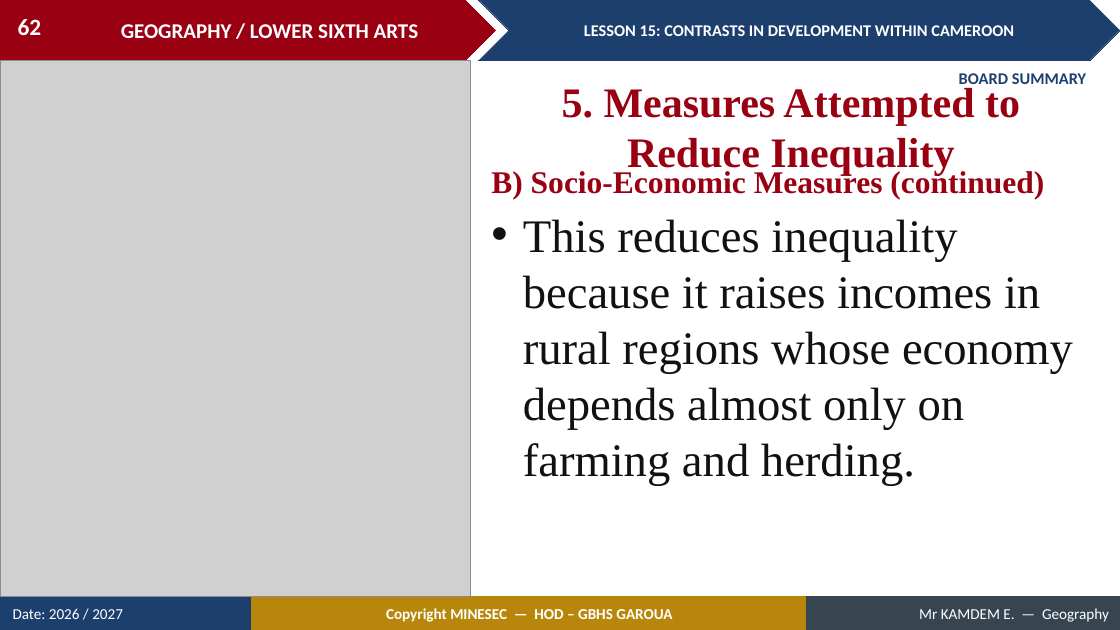
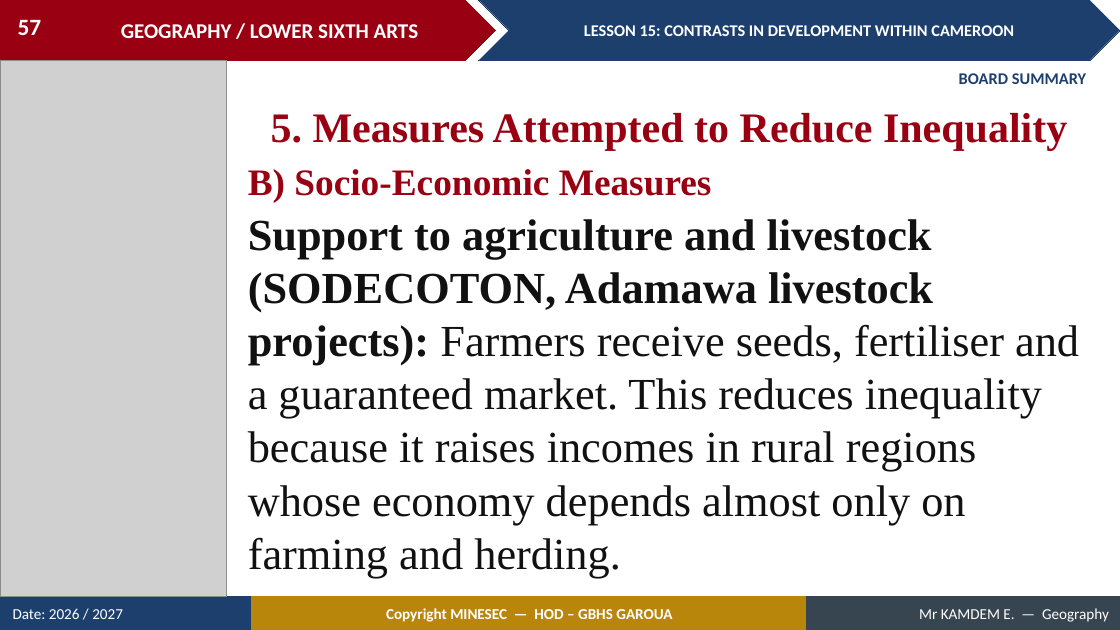
Before and after one commit to Berthautk/linea-github, a slide deck: slide 57 of lecons/LSA/Geography of Cameroon/15_LSA_CAM_L15_Contrasts_in_Development_within_Cameroon.pptx (slide 62 before the commit). Drawn at 1120x630 pixels with LibreOffice and Linux fonts; fonts in the diff are those of the drawing; grey boxes stand for pictures. Boxes give left, top, right and bottom in pixels: in the first picture for what was removed or moved away, otherwise in the second. Text is boxed around its words. In the diff, an @@ line names an element or a change of style, - is before the commit and + after.

```diff
--- a/lecons/LSA/Geography of Cameroon/15_LSA_CAM_L15_Contrasts_in_Development_within_Cameroon.pptx
+++ b/lecons/LSA/Geography of Cameroon/15_LSA_CAM_L15_Contrasts_in_Development_within_Cameroon.pptx
@@ page number at [18,20,42,35]: text changed @@
-62
+57
@@ picture: place and size @@
-picture at [0,60,471,597]
+picture at [0,60,227,597]
@@ text "5. Measures Attempted to Reduce ..." rewrapped from [562,88,1020,176] to [271,113,1067,150] @@
@@ text at [248,169,712,202]: text changed; size 27 to 32 pt @@
-B) Socio-Economic Measures (continued)
+B) Socio-Economic Measures
@@ text at [248,219,1079,578]: text changed; size 40 to 38 pt @@
-• This reduces inequality because it raises incomes in rural regions whose economy depends almost only on farming and herding.
+Support to agriculture and livestock (SODECOTON, Adamawa livestock projects): Farmers receive seeds, fertiliser and a guaranteed market. This reduces inequality because it raises incomes in rural regions whose economy depends almost only on farming and herding.
```
Also in this commit, not shown: 20 other slides changed, 3 slides added, 14 slides removed, 5 other files.
